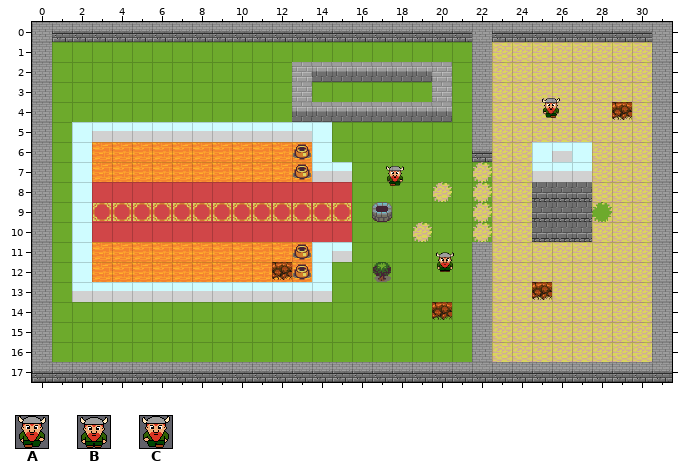
Tiled map: maps/level01.tmx. This is how it looked before the edit.
Cells are 32x32 px. Shown: x 0..31, y 0..17.
Key: from "objects": A 0, B 1, C 2.
Objects are placed by their top-left corner, in cells (3,4 is the top-left corner of cell 3,4); size is 1x1 cell unless given.
Layers that did not change in this view are not listed.
Objects on layer "Spawns" before:
C "player" at 25.4,3.8
A "player" at 17.7,7.2
B "player" at 20.2,11.5
Now the later version:
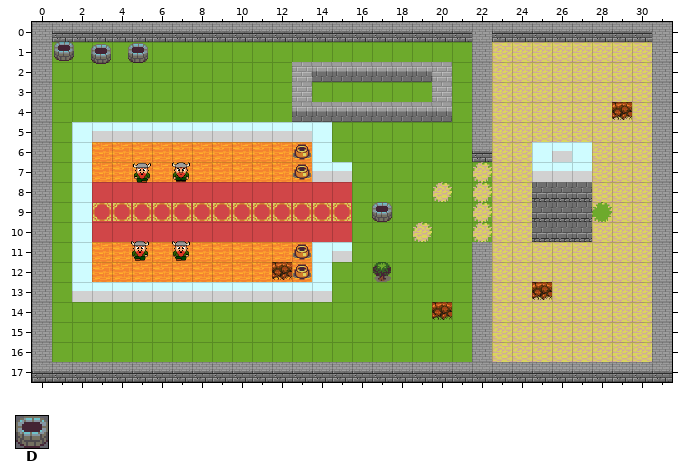
Further tiles: from "world": D 31.
From the commit log: start of game map trigger shit
The exact change:
{"where": "layer \"Spawns\""}
{"now": "D \"trigger\" at 1.1,0.9"}
{"now": "D \"trigger\" at 4.8,1"}
{"now": "D \"trigger\" at 2.9,1.1"}
{"was": "B \"player\" at 20.2,11.5", "now": "B \"player\" at 6.9,7"}
{"was": "C \"player\" at 25.4,3.8", "now": "C \"player\" at 5,7"}
{"was": "A \"player\" at 17.7,7.2", "now": "A \"player\" at 4.9,10.9"}
{"now": "A \"player\" at 7,10.9"}
